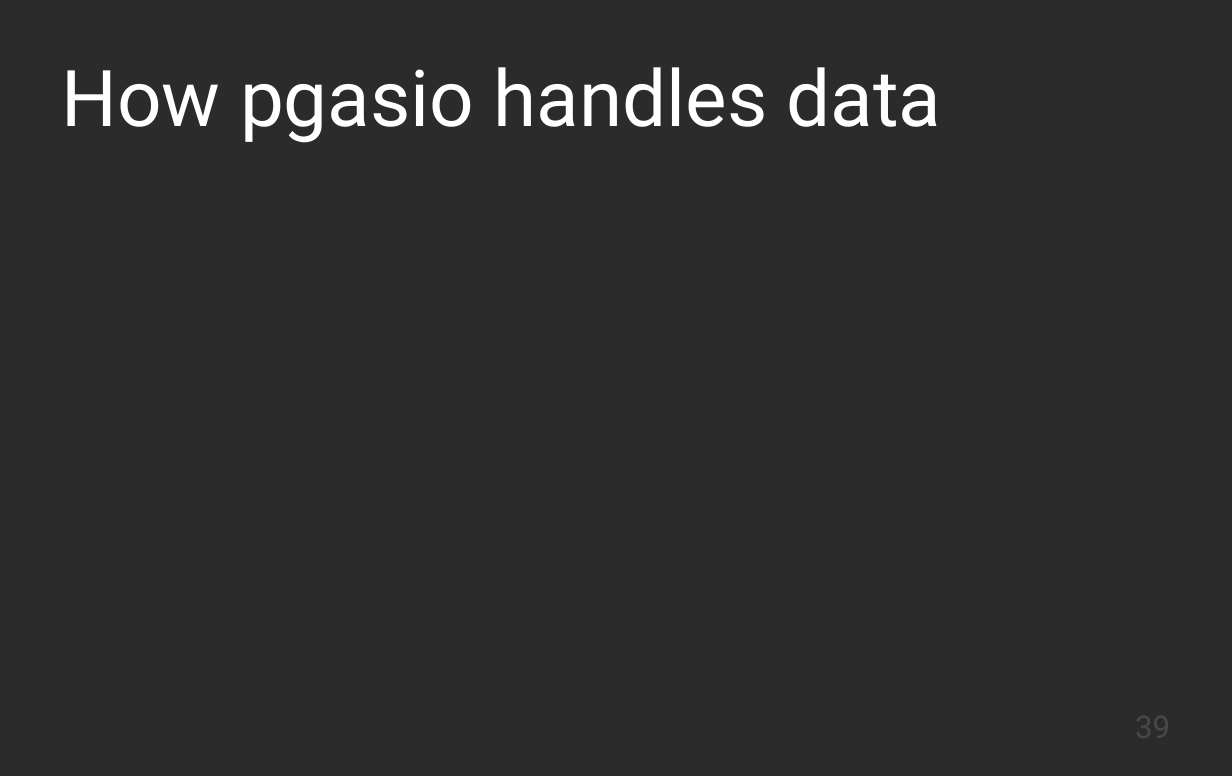
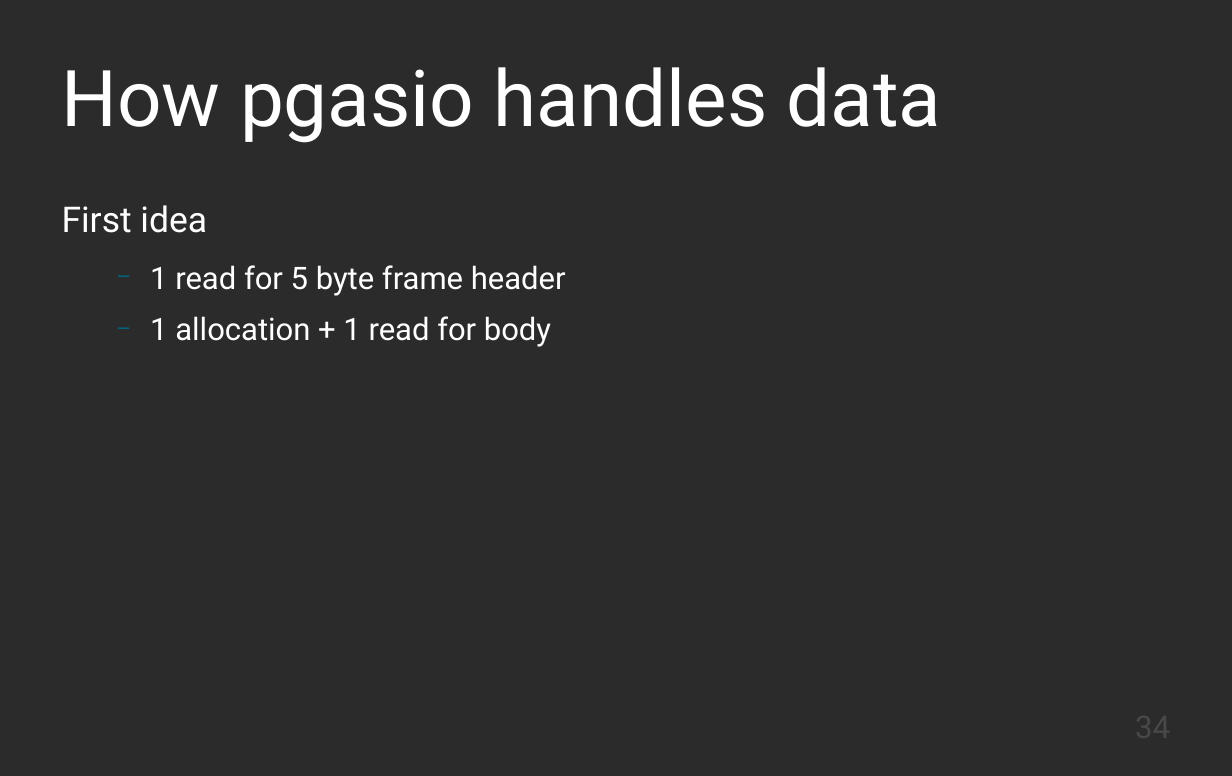
Before and after one commit to KayEss/cpp-designing4performance, a slide deck: slide 34 of slides/Designing APIs For Performance.odp (slide 39 before the commit). Drawn at 1232x776 pixels with LibreOffice and Linux fonts; fonts in the diff are those of the drawing; background and template pictures are left out; a plain dark background stands for a picture behind light text. Boxes give left, top, right and bottom in pixels: in the first picture for what was removed or moved away, otherwise in the second. Text is boxed around its words. In the diff, an @@ line names an element or a change of style, - is before the commit and + after.

```diff
--- a/slides/Designing APIs For Performance.odp
+++ b/slides/Designing APIs For Performance.odp
@@ text added at [62,205,566,347], 23.8 pt, text #FFFFFF @@
+First idea
+  − 1 read for 5 byte frame header
+  − 1 allocation + 1 read for body
@@ page number at [884,707,1171,761]: text changed @@
-39
+34
```
Also in this commit, not shown: 4 other slides changed, 3 slides added, 2 slides removed, 1 other file.
